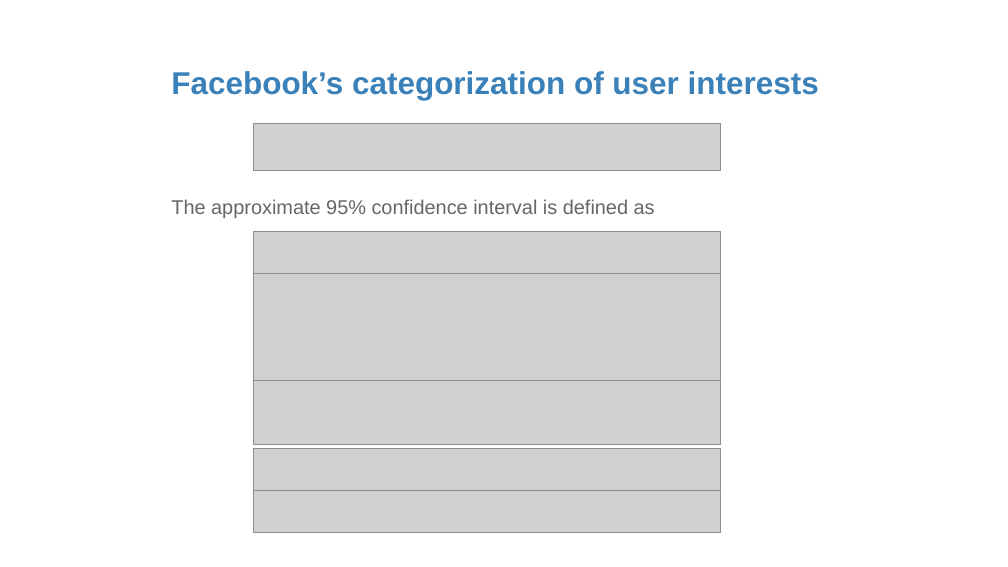
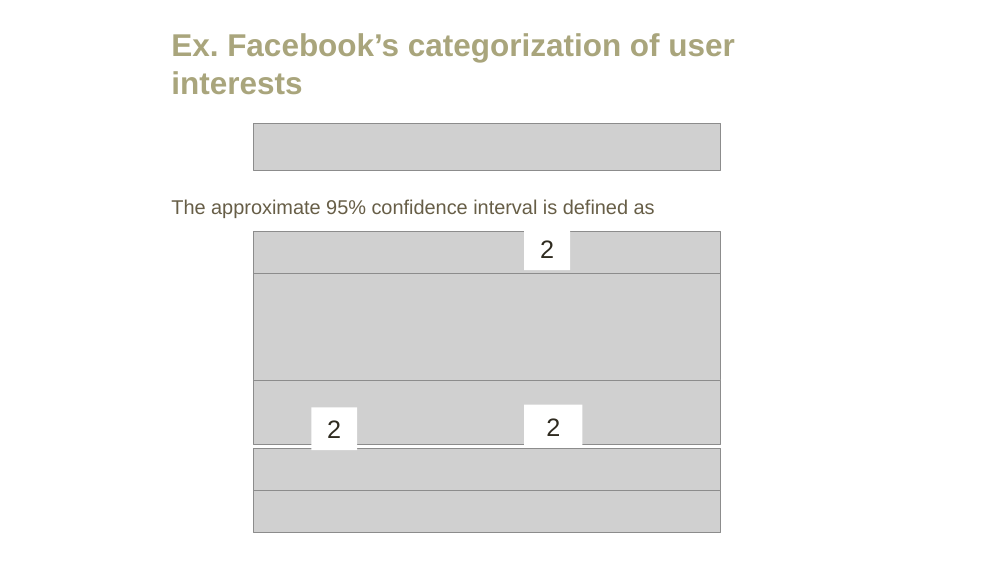
Before and after one commit to amosca01/MATH108-F23, a slide deck: slide 38 of slides/08-confidence-intervals.pptx (slide 21 before the commit). Drawn at 1008x567 pixels with LibreOffice and Linux fonts; fonts in the diff are those of the drawing; grey boxes stand for pictures. Boxes give left, top, right and bottom in pixels: in the first picture for what was removed or moved away, otherwise in the second. Text is boxed around its words. In the diff, an @@ line names an element or a change of style, - is before the commit and + after.

```diff
--- a/slides/08-confidence-intervals.pptx
+++ b/slides/08-confidence-intervals.pptx
@@ title at [171,33,734,94]: text changed; text colour #3A81BA to #A9A57C @@
-Facebook’s categorization of user interests
+Ex. Facebook’s categorization of user interests
@@ text "The approximate 95% confidence interval ..." at [171,199,655,218]: text colour #666666 to #675E47 @@
@@ rectangle added at [524,228,570,271], fill #FFFFFF, 24 pt, text #2F2B20 @@
+2
@@ rectangle added at [312,408,358,451], fill #FFFFFF, 24 pt, text #2F2B20 @@
+2
@@ rectangle added at [524,405,582,448], fill #FFFFFF, 24 pt, text #2F2B20 @@
+2
```
Also in this commit, not shown: 21 other slides changed, 17 slides added, 20 slides removed, 4 other files.
